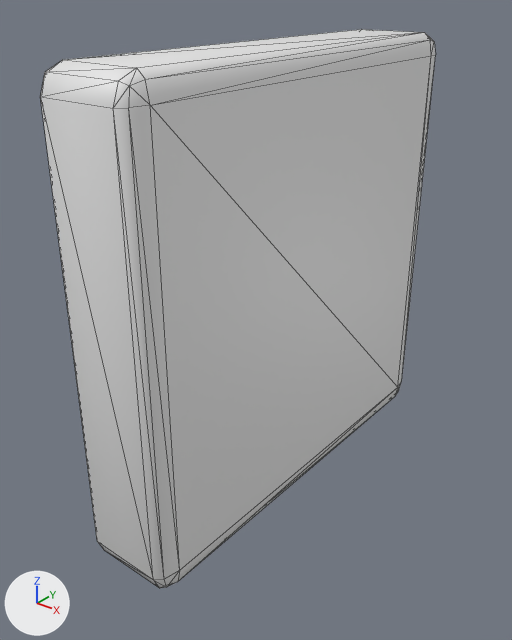
Renders of the glTF model new_assets/gltfs/right_door_button.glb from each side of a commit.
Camera for both pictures: a 50 mm lens placed at (3.99, -1.689, 2.482), pointed at (3.693, -1.318, 2.251). The axes (+X, +Y, +Z) are drawn at lower left. The lights are the same throughout. Both versions are drawn at frame 0 of the action 'RightDoorButton'; the numbers are the values there. Mesh edges are drawn as thin lines. Vertices at the same position are counted once.

Before the edit, the objects in view are built like this:
```python
me_cube_005 = bpy.data.meshes.new('Cube.005')
me_cube_005.from_pydata(...)  # 56 vertices, 108 faces; spans x 3.656..3.728, y -1.461..-1.125, z 2.107..2.442
me_cube_005.materials.append(mat_material_003)  # white #e7e7e7
ob_rightdoorbutton = bpy.data.objects.new('RightDoorButton', me_cube_005)
ob_rightdoorbutton.location = (0.0, 0.0, 0.0)
```
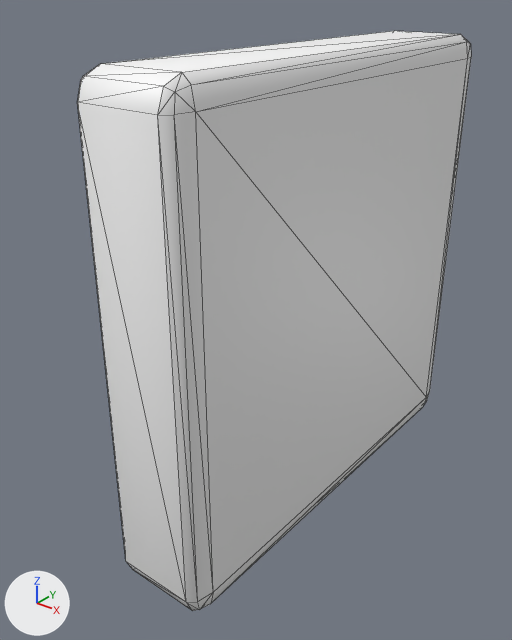
Where the change shows, as pixel boxes (x1, y1, x2, y2) in the pictures (512 x 640 px):
'RightDoorButton', surface changed, moved: before (40, 29, 436, 588); after (77, 31, 471, 611)
part 1 of me_cube_005, recoloured: before (40, 29, 424, 588); after (77, 31, 458, 610)

What changed in the scene script:
```text
Add mat_dooron:
    mat_dooron = principled_material('DoorOn')
    mat_dooron.base_color = (1.0, 1.0, 1.0)  # white #ffffff
Change me_cube_005:
    where me_cube_005.from_pydata(...)  # 56 vertices, 108 faces; spans x 3.656..3.728, y -1.461..-1.125, z 2.107..2.442
    used by ob_rightdoorbutton; location = (0.0, 0.0, 0.0)
    me_cube_005 part 1: 66 faces spanning x 3.656..3.72, y -1.461..-1.125, z 2.107..2.442 switch from mat_material_003 (white #e7e7e7) to mat_dooron (white #ffffff)
Change ob_rightdoorbutton:
    ob_rightdoorbutton.location: (0.0, 0.0, 0.0) -> (0.03, 0.0, 0.0)
```
